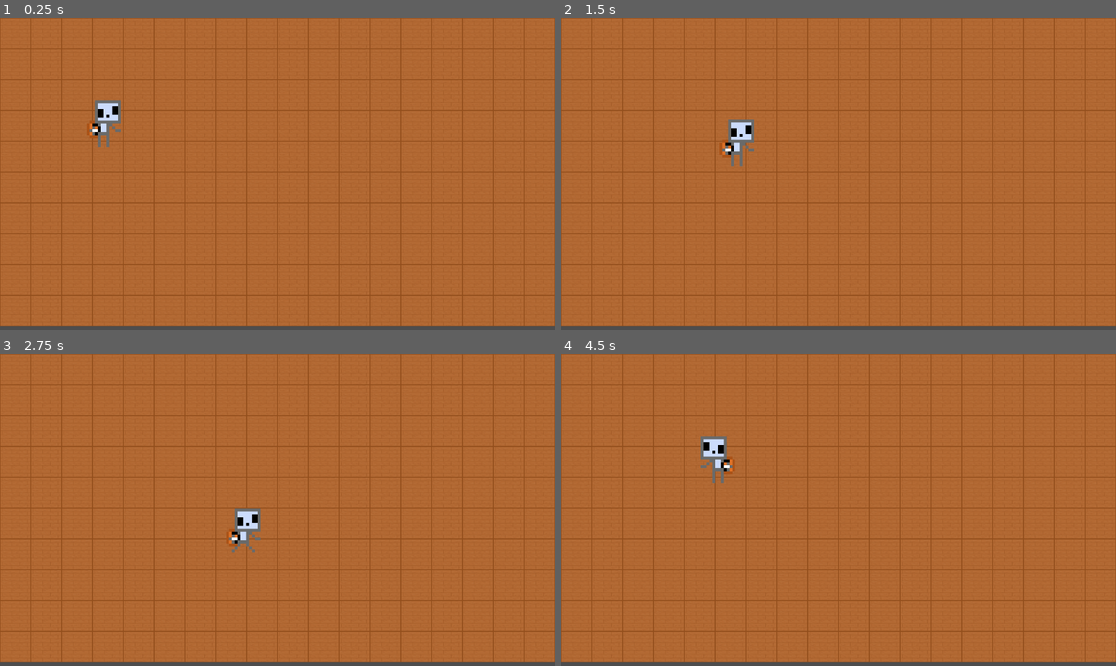
Above: before the commit, frames 1-4 (two rows, left to right).
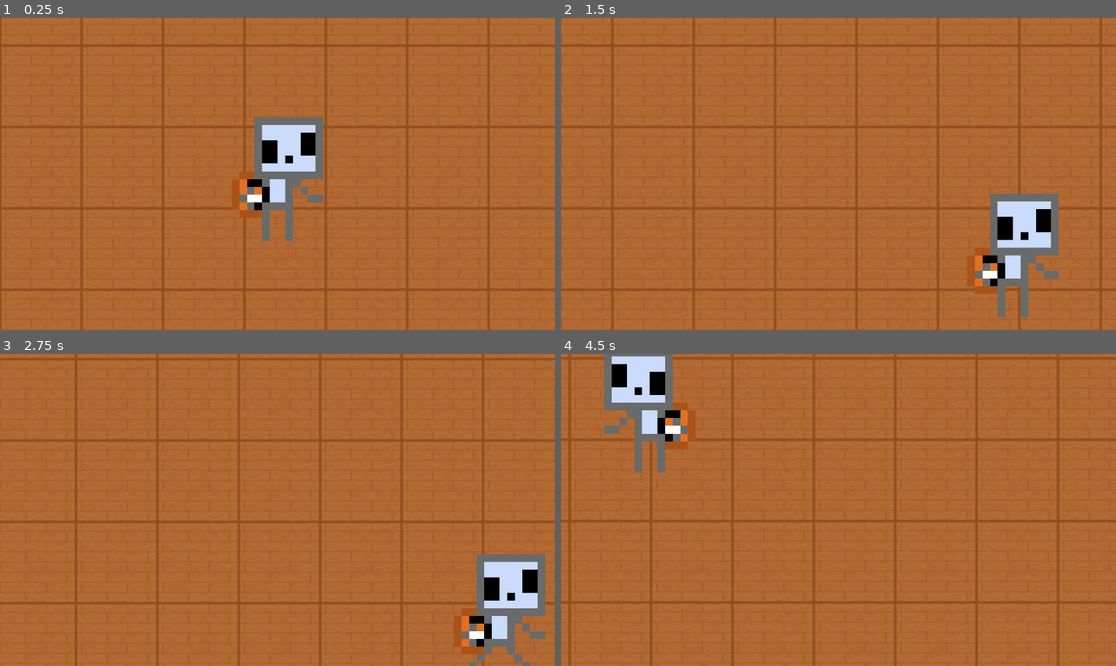
Above: after the commit, the same moments.

Repository: Micoto12/GGJ26
Game: Godot game, scene res://scence/map.tscn
Same seed, same stepped clock (60 frames per second), same inputs: the game is played once before the commit and once after it.
Inputs:
- Up to frame 1 (0.25 s): no input
- Up to frame 2 (1.5 s): tap Enter at 0.5 s; hold D 0.53-1.28 s; hold S from 1.28 s (still down)
- Up to frame 3 (2.75 s): release S at 2.03 s; hold D from 2.03 s (still down)
- Up to frame 4 (4.5 s): release D at 2.78 s; hold W 2.78-3.53 s; hold A from 3.53 s (still down)

The runs differ from the first frame. In frame 1, 13% of the frame differs, in the area x 0-100%, y 0-100%; in frame 2, 13%; in frame 3, 13%; in frame 4, 14%.

Commit message:
'CAMCHR'

Diff:
--- a/scence/Character.tscn
+++ b/scence/Character.tscn
@@ -1,7 +1,8 @@
-[gd_scene load_steps=8 format=3 uid="uid://dxwnbayduyht2"]
+[gd_scene load_steps=9 format=3 uid="uid://dxwnbayduyht2"]
 
 [ext_resource type="Script" path="res://scripts/character_body_2d.gd" id="1_er6b0"]
 [ext_resource type="Texture2D" uid="uid://cn7hyiwl7lud4" path="res://assets/player.png" id="2_2dobs"]
+[ext_resource type="Script" path="res://scripts/Cammove.gd" id="3_8i5xl"]
 
 [sub_resource type="RectangleShape2D" id="RectangleShape2D_u483r"]
 size = Vector2(102, 143.121)
@@ -43,17 +44,23 @@
 [node name="Character" type="Node2D"]
 
 [node name="CharacterBody2D" type="CharacterBody2D" parent="."]
-position = Vector2(30, 42)
+position = Vector2(217, 231)
 script = ExtResource("1_er6b0")
 
 [node name="CollisionShape2D" type="CollisionShape2D" parent="CharacterBody2D"]
-position = Vector2(185.7, 177.411)
+position = Vector2(1.99998, -1.52588e-05)
 scale = Vector2(0.7, 0.679)
 shape = SubResource("RectangleShape2D_u483r")
 
 [node name="AnimatedSprite2D" type="AnimatedSprite2D" parent="CharacterBody2D"]
 texture_filter = 1
-position = Vector2(185.5, 177.215)
+position = Vector2(1, 2)
 scale = Vector2(6, 6.076)
 sprite_frames = SubResource("SpriteFrames_ev7u7")
 animation = &"idle"
+
+[node name="Camera2D" type="Camera2D" parent="."]
+position = Vector2(218, 229)
+zoom = Vector2(2.64, 2.64)
+script = ExtResource("3_8i5xl")
+target = NodePath("../CharacterBody2D")
--- /dev/null
+++ b/scripts/Cammove.gd
@@ -0,0 +1,33 @@
+extends Camera2D
+
+@export var target: NodePath  # путь на игрока
+@export var deadzone_size := Vector2(300, 200)  # ширина и высота зоны преследования
+@export var speed := 5.0  # скорость плавного движения камеры
+
+@onready var player = get_node(target)
+
+func _ready():
+	make_current()  # теперь камера становится активной правильно
+
+func _process(delta):
+	if player == null:
+		return
+
+	var cam_pos = global_position
+	var player_pos = player.global_position
+	var offset = Vector2.ZERO
+
+	# Проверяем X
+	if player_pos.x > cam_pos.x + deadzone_size.x / 2.5:
+		offset.x = player_pos.x - (cam_pos.x + deadzone_size.x / 2.5)
+	elif player_pos.x < cam_pos.x - deadzone_size.x / 2.5:
+		offset.x = player_pos.x - (cam_pos.x - deadzone_size.x / 2.5)
+
+	# Проверяем Y
+	if player_pos.y > cam_pos.y + deadzone_size.y / 2.5:
+		offset.y = player_pos.y - (cam_pos.y + deadzone_size.y / 2.5)
+	elif player_pos.y < cam_pos.y - deadzone_size.y / 2.5:
+		offset.y = player_pos.y - (cam_pos.y - deadzone_size.y / 2.5)
+
+	# Плавное движение камеры
+	global_position += offset * speed * delta
--- a/scripts/character_body_2d.gd
+++ b/scripts/character_body_2d.gd
@@ -1,6 +1,6 @@
 extends CharacterBody2D
 
-@export var speed := 200.0
+@export var speed := 300.0
 @onready var sprite := $AnimatedSprite2D
 
 func _physics_process(delta):
